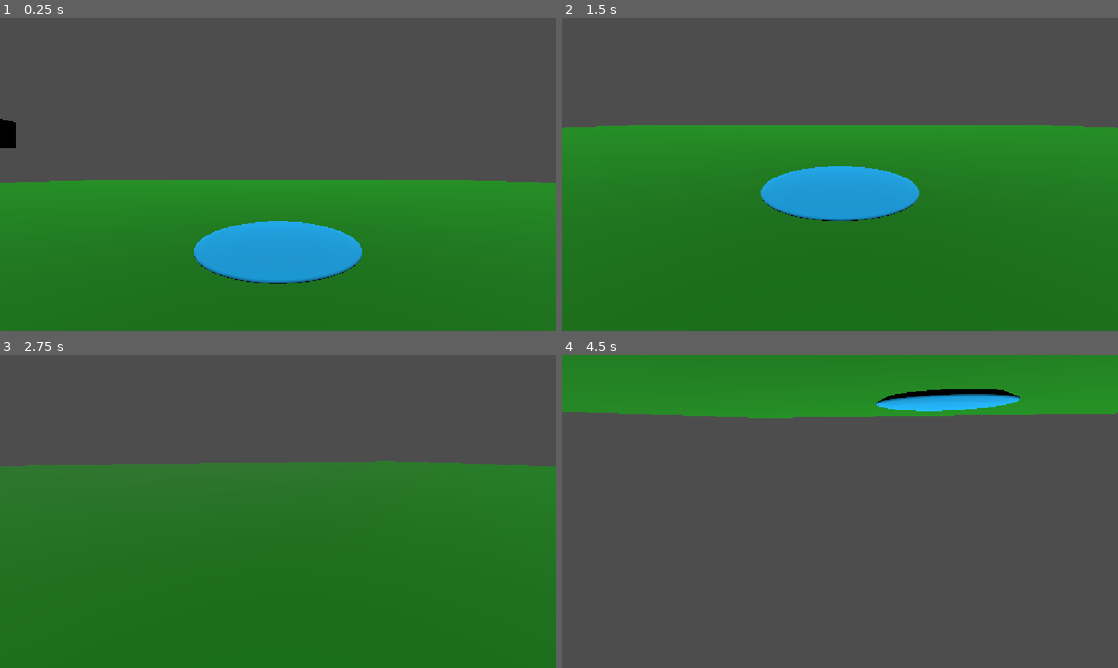
Above: before the commit, frames 1-4 (two rows, left to right).
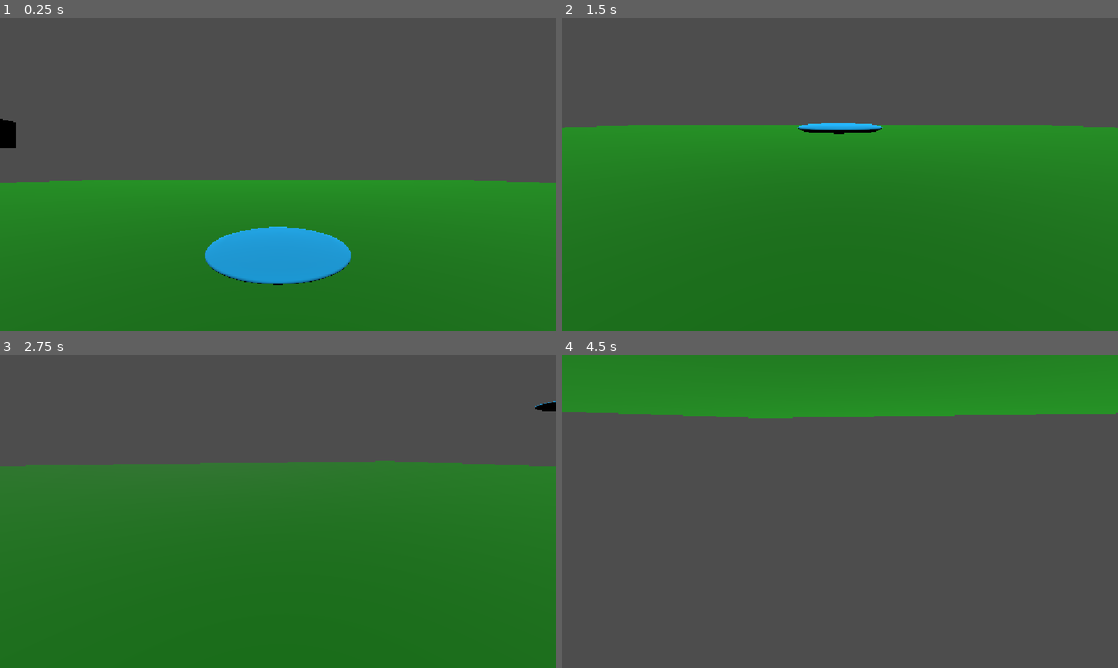
Above: after the commit, the same moments.

Repository: PastarDev/godot-disc-golf
Game: Godot game, scene res://main.tscn
The game is run twice, just before and just after one commit, with the same random seed, the same clock (stepped at 60 frames per second) and the same inputs.
Inputs:
- Up to frame 1 (0.25 s): no input
- Up to frame 2 (1.5 s): hold E (hold_disc, bound only after the commit) 0.53-1.28 s; tap S (cam_down) at 1.35 s
- Up to frame 3 (2.75 s): tap E (hold_disc, bound only after the commit) at 1.55, 2.3 s; hold A (cam_left) from 2.03 s (still down)
- Up to frame 4 (4.5 s): release A (cam_left) at 2.78 s; tap D (cam_right) at 2.85 s; tap E (hold_disc, bound only after the commit) at 3.05, 3.8 s; hold W (cam_up) 3.53-4.28 s; tap Space (throw_disc) at 4.35 s

The runs differ from the first frame. In frame 1, 1.2% of the frame differs, in the area x 34-66%, y 64-86%; in frame 2, 4.4%, in the area x 35-65%, y 33-65%; in frame 3, less than 0.1%; in frame 4, 1.4%.

Commit message:
hold disc
added holding the disc

Diff:
--- /dev/null
+++ b/holdDisc.gd
@@ -0,0 +1,17 @@
+extends RigidBody3D
+
+@export var camera: Camera3D
+@export var distance_in_front: float = 2.0
+@export var follow_strength: float = 10.0
+
+func _integrate_forces(state: PhysicsDirectBodyState3D) -> void:
+	if Input.is_action_pressed("hold_disc"):
+		if not camera:
+			return
+
+		var cam_transform = camera.global_transform
+		var target_pos = cam_transform.origin + (-cam_transform.basis.z * distance_in_front)
+
+		var to_target = target_pos - global_position
+
+		state.linear_velocity = to_target * follow_strength
--- a/main.tscn
+++ b/main.tscn
@@ -2,7 +2,7 @@
 
 [ext_resource type="PackedScene" uid="uid://dpfbkytjwr41u" path="res://player.tscn" id="1_0xm2m"]
 [ext_resource type="PackedScene" uid="uid://mrlaexqa04jm" path="res://map1.tscn" id="2_h2yge"]
-[ext_resource type="Script" uid="uid://bor2n5gdhq4gl" path="res://discForceStop.gd" id="3_1bvp3"]
+[ext_resource type="Script" uid="uid://d12cvxoga437u" path="res://holdDisc.gd" id="3_1bvp3"]
 [ext_resource type="PackedScene" uid="uid://bard14qbs6c1e" path="res://SampleDisc.tscn" id="3_h2yge"]
 
 [sub_resource type="BoxMesh" id="BoxMesh_jsssl"]
@@ -28,9 +28,12 @@
 [node name="CollisionShape3D" type="CollisionShape3D" parent="RigidBody3D" unique_id=700694690]
 shape = SubResource("BoxShape3D_jsssl")
 
-[node name="Disc" parent="." unique_id=1960621020 instance=ExtResource("3_h2yge")]
+[node name="Disc" parent="." unique_id=1960621020 node_paths=PackedStringArray("camera") instance=ExtResource("3_h2yge")]
 transform = Transform3D(1.0000001, 0, 0, 0, 1.0000001, 0, 0, 0, 1, 0, 1.2, 3)
 constant_force = Vector3(0, 7, -5)
 script = ExtResource("3_1bvp3")
+camera = NodePath("../player/Camera3D")
 
 [node name="MeshInstance3D" parent="." unique_id=1092041770 instance=ExtResource("2_h2yge")]
+
+[editable path="player"]
--- a/project.godot
+++ b/project.godot
@@ -47,6 +47,11 @@
 "events": [Object(InputEventKey,"resource_local_to_scene":false,"resource_name":"","device":16,"window_id":0,"alt_press …(190 unchanged characters)…
 ]
 }
+hold_disc={
+"deadzone": 0.2,
+"events": [Object(InputEventKey,"resource_local_to_scene":false,"resource_name":"","device":16,"window_id":0,"alt_pressed":false,"shift_pressed":false,"ctrl_pressed":false,"meta_pressed":false,"pressed":false,"keycode":0,"physical_keycode":69,"key_label":0,"unicode":0,"location":0,"echo":false,"script":null)
+]
+}
 
 [physics]
 
Not shown, added: holdDisc.gd.uid
